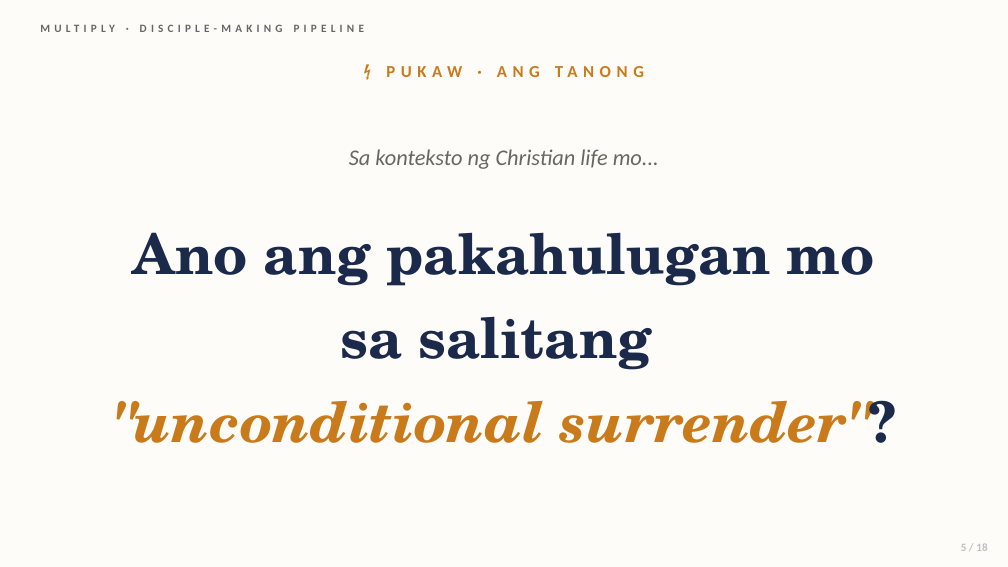
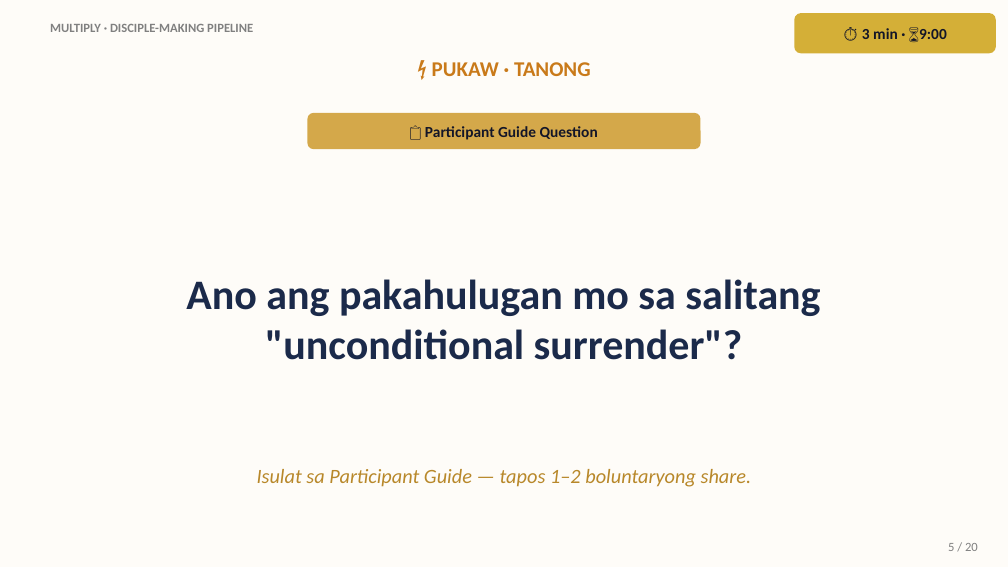
Before and after one commit to gejable1/multiply, a slide deck: slide 5 of lessons/btli101_xrw5fg/btli1_l3_slides.pptx. Drawn at 1008x567 pixels with LibreOffice and Linux fonts; fonts in the diff are those of the drawing. Boxes give left, top, right and bottom in pixels: in the first picture for what was removed or moved away, otherwise in the second. Text is boxed around its words. In the diff, an @@ line names an element or a change of style, - is before the commit and + after.

```diff
--- a/lessons/btli101_xrw5fg/btli1_l3_slides.pptx
+++ b/lessons/btli101_xrw5fg/btli1_l3_slides.pptx
@@ background #FEFCF8 to #FFFFFF @@
@@ rectangle added at (0, 0, 1008, 566), fill #FEFCF8 @@
@@ text "MULTIPLY · DISCIPLE-MAKING PIPELINE" at (50, 24, 253, 32): size 8 to 9 pt, text colour #666666 to #808080, letter spacing 3 to 0 pt; vertical alignment middle to top @@
@@ rounded rectangle added at (794, 13, 996, 53), fill #D4AF37, 11 pt, text #141628, bold @@
+⏱ 3 min · ⌛9:00
@@ text "⚡ PUKAW · TANONG" at (432, 62, 591, 76): vertical alignment middle to top @@
@@ text at (432, 62, 591, 76): text changed; size 12 to 15 pt @@
-⚡ PUKAW · ANG TANONG
+⚡ PUKAW · TANONG
@@ rounded rectangle added at (307, 113, 701, 149), fill #D4A84A, 11 pt, text #141628, bold @@
+📋 Participant Guide Question
@@ text removed at (349, 149, 659, 169) @@
-Sa konteksto ng Christian life mo...
@@ text at (186, 279, 820, 360): text changed; size 40 to 30 pt; font TeX Gyre Schola to Calibri @@
-Ano ang pakahulugan mo
-sa salitang
-"unconditional surrender"?
+Ano ang pakahulugan mo sa salitang "unconditional surrender"?
@@ text added at (257, 469, 752, 487), 14.5 pt, text #B8882A, italic @@
+Isulat sa Participant Guide — tapos 1–2 boluntaryong share.
@@ text "5 / 20" at (948, 543, 978, 551): vertical alignment middle to top @@
@@ text at (948, 543, 978, 551): text changed; size 8 to 9 pt; text colour #C0C0C0 to #808080; bold off @@
-5 / 18
+5 / 20
```
Also in this commit, not shown: 17 other slides changed, 2 slides added.
